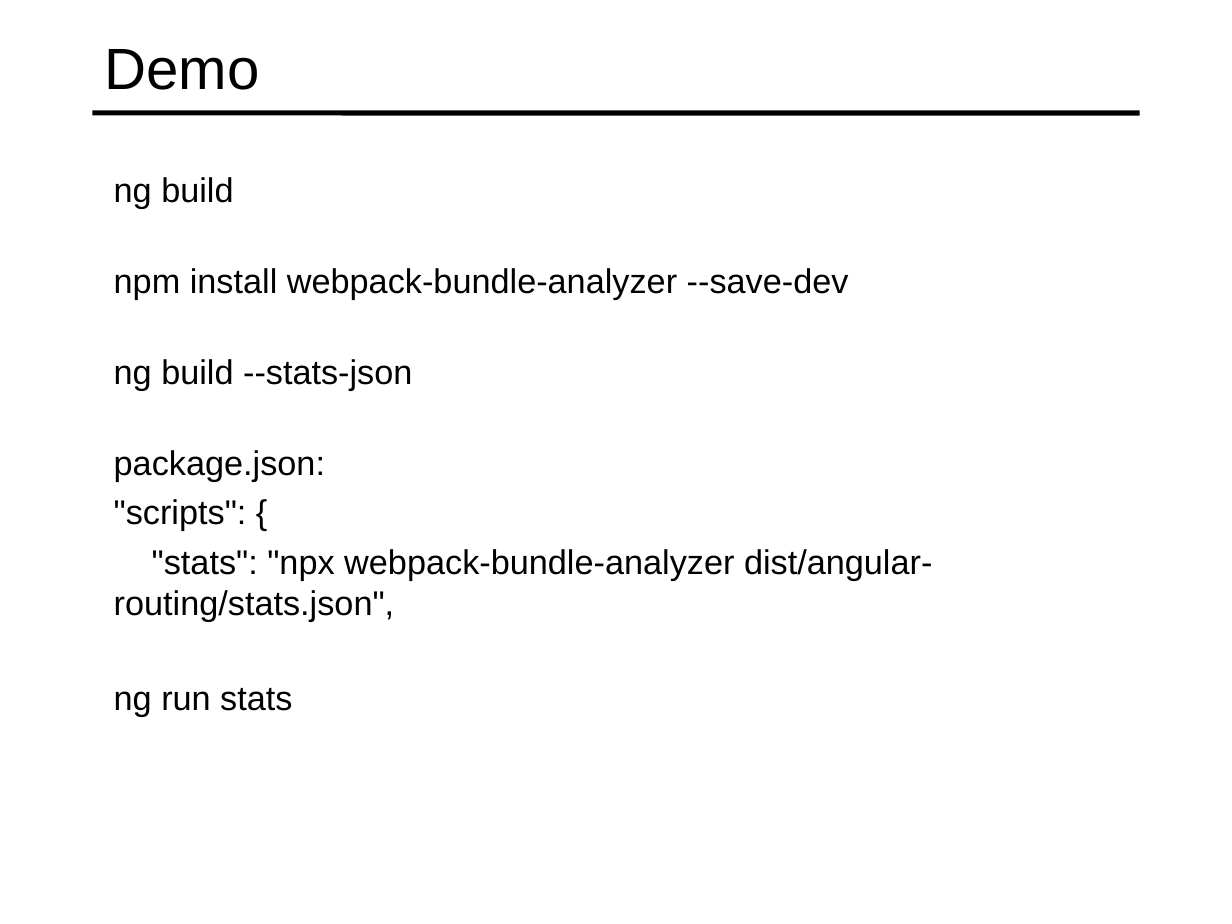
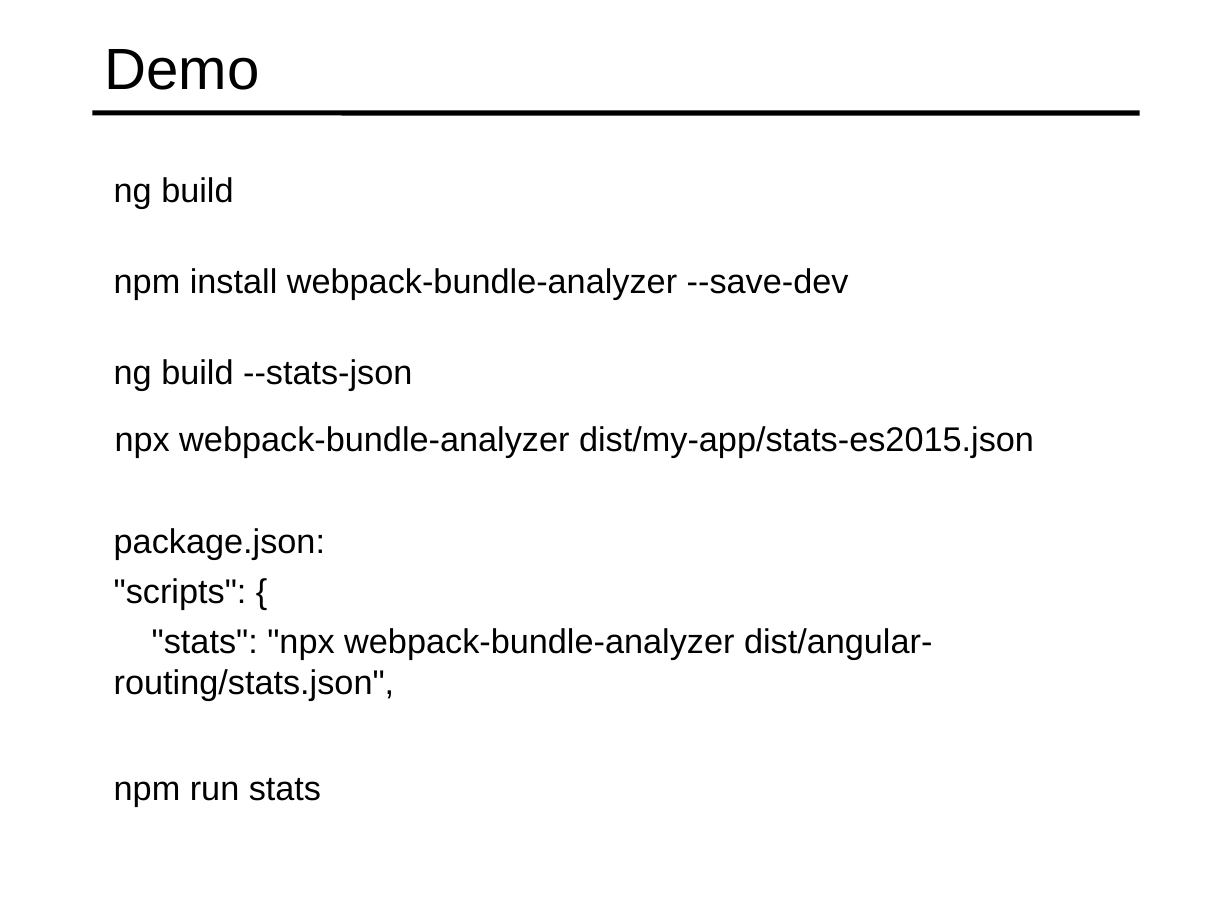
Before and after one commit to specter01wj/Jago_Link_Training, a slide deck: slide 8 of Angular/Angular7/Angular CLI/6.Building and Serving/L6_Building and Serving.ppt. Drawn at 1232x924 pixels with LibreOffice and Linux fonts; fonts in the diff are those of the drawing. Boxes give left, top, right and bottom in pixels: in the first picture for what was removed or moved away, otherwise in the second. Text is boxed around its words. In the diff, an @@ line names an element or a change of style, - is before the commit and + after.

```diff
--- a/Angular/Angular7/Angular CLI/6.Building and Serving/L6_Building and Serving.ppt
+++ b/Angular/Angular7/Angular CLI/6.Building and Serving/L6_Building and Serving.ppt
@@ text added at (x1=115, y1=426, x2=1034, y2=457), 20 pt, text #000000 @@
+npx webpack-bundle-analyzer dist/my-app/stats-es2015.json
@@ text "package.json:" moved from (x1=114, y1=450, x2=932, y2=621) to (x1=114, y1=528, x2=932, y2=700) @@
@@ text at (x1=114, y1=778, x2=321, y2=807): text changed @@
-  ng run stats
+  npm run stats
```
Also in this commit, not shown: 3 other files.
